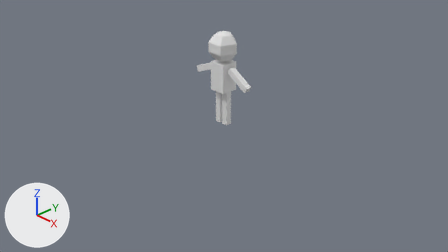
A saved change to the Blender file assets/models/person.blend.
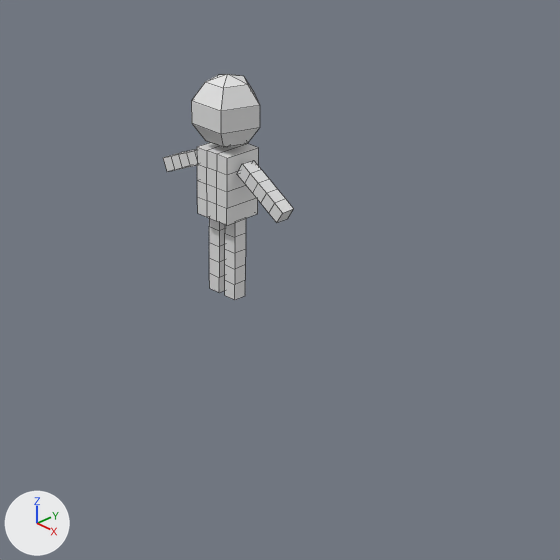
There are two pictures of each version: one from the file's camera 'Camera', one close up on the part from 29% to 81% of the width and 0% to 93% of the height. The lights are fixed; the arrows at lower left show +X, +Y and +Z. The close-ups show mesh edges as thin lines.
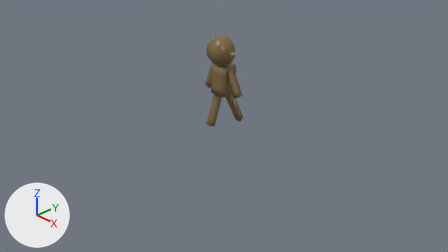
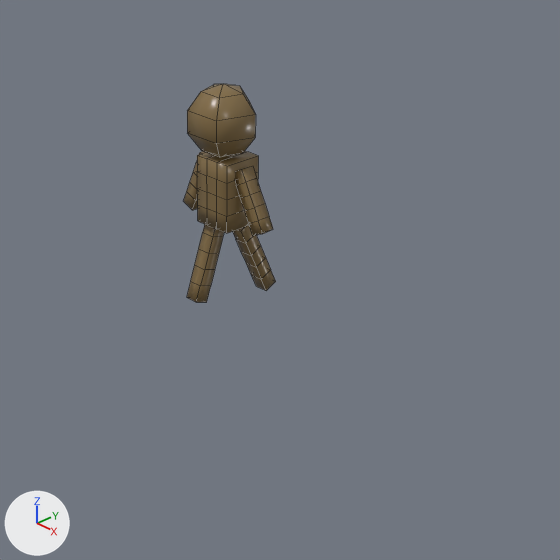
Changed parts and their boxes (x1, y1, x2, y2) in the close-ups (560 x 560 px; the box of a moved part takes in the faces that stretch with it):
'Cube.004', recoloured, reshaped (grey to brown, 30% narrower)
    before: (163, 74, 294, 300)
    after: (184, 84, 276, 302)
part 1 of me_cube_005, moved or reshaped
    before: (163, 149, 197, 172)
    after: (184, 151, 205, 210)
part 2 of me_cube_005, moved or reshaped
    before: (191, 74, 260, 147)
    after: (187, 84, 256, 157)
part 3 of me_cube_005, moved or reshaped
    before: (197, 143, 258, 225)
    after: (197, 151, 258, 233)
part 4 of me_cube_005, moved or reshaped
    before: (209, 218, 225, 293)
    after: (187, 224, 224, 302)
part 5 of me_cube_005, moved or reshaped
    before: (225, 218, 246, 300)
    after: (232, 225, 276, 291)
part 6 of me_cube_005, moved or reshaped
    before: (237, 160, 294, 223)
    after: (235, 166, 273, 236)

The edits, one by one:
Material 'Material' (mat_material) is new.
Its base color is (0.223, 0.148, 0.0585) (brown #826b44).
Its roughness is 0.283.
me_cube_005 has 158 vertices, 151 faces and spans x -0.65..0.64, y -0.21..0.26, z 0.01..1.72.
me_cube_005 is used by ob_cube_004; location (0.0, 0.0, 0.0).
me_cube_005 part 1: the loose piece of 24 vertices spanning x -0.65..-0.17, y -0.06..0.06, z 0.82..1.12 is turned -43.8 degrees about the y axis through its middle, then moved by (0.15, -0.02, -0.12).
me_cube_005 part 2: the loose piece of 22 vertices spanning x -0.25..0.25, y -0.21..0.26, z 1.18..1.72 is moved by (0.0, -0.04, -0.06).
me_cube_005 part 3: the loose piece of 40 vertices spanning x -0.16..0.16, y -0.16..0.16, z 0.65..1.17 is moved by (0.0, 0.0, -0.06).
me_cube_005 part 4: the loose piece of 24 vertices spanning x -0.14..-0.03, y -0.06..0.06, z 0.01..0.65 is turned -19.2 degrees about the x axis through its middle, then moved by (0.0, -0.13, -0.03).
me_cube_005 part 5: the loose piece of 24 vertices spanning x 0.02..0.13, y -0.06..0.06, z 0.01..0.65 is turned 25.3 degrees about the x axis through its middle, then moved by (0.02, 0.17, -0.03).
me_cube_005 part 6: the loose piece of 24 vertices spanning x 0.17..0.64, y -0.07..0.04, z 0.78..1.13 is turned 31.3 degrees about the y axis through its middle, then moved by (-0.12, 0.0, -0.11).
me_cube_005 now uses material mat_material (brown #826b44).
